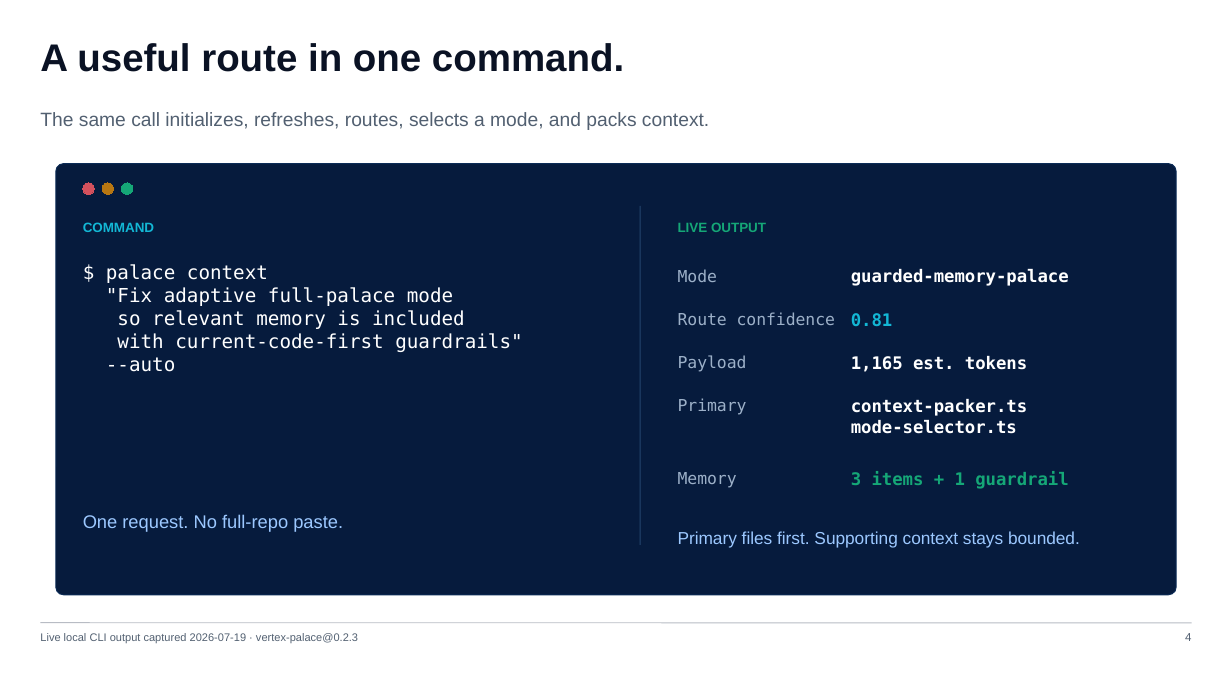
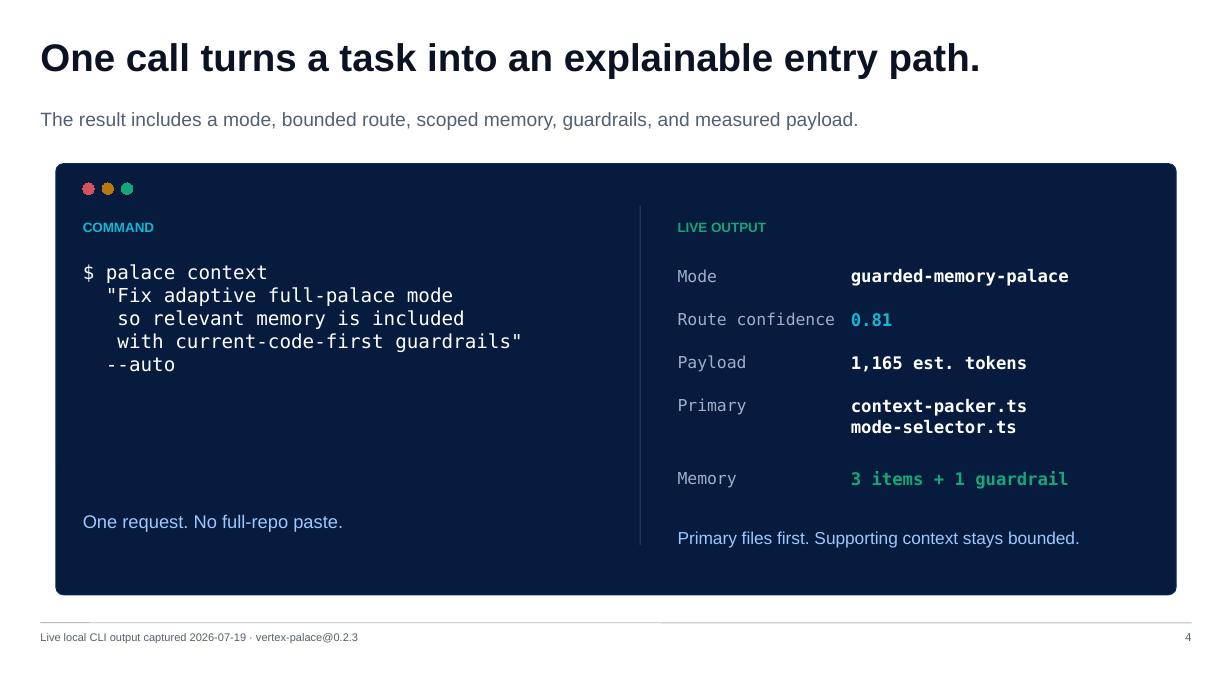
Before and after one commit to lohchanhin/vertex-palace, a slide deck: slide 4 of outputs/vertex-palace-build-week-demo.pptx. Drawn at 1232x693 pixels with LibreOffice and Linux fonts; fonts in the diff are those of the drawing. Boxes give left, top, right and bottom in pixels: in the first picture for what was removed or moved away, otherwise in the second. Text is boxed around its words. In the diff, an @@ line names an element or a change of style, - is before the commit and + after.

```diff
--- a/outputs/vertex-palace-build-week-demo.pptx
+++ b/outputs/vertex-palace-build-week-demo.pptx
@@ text at <box>40,43,981,78</box>: text changed @@
-A useful route in one command.
+One call turns a task into an explainable entry path.
@@ text at <box>40,112,859,130</box>: text changed @@
-The same call initializes, refreshes, routes, selects a mode, and packs context.
+The result includes a mode, bounded route, scoped memory, guardrails, and measured payload.
```
Also in this commit, not shown: 7 other slides changed, 2 slides added, 1 slide removed, 2 other files.
